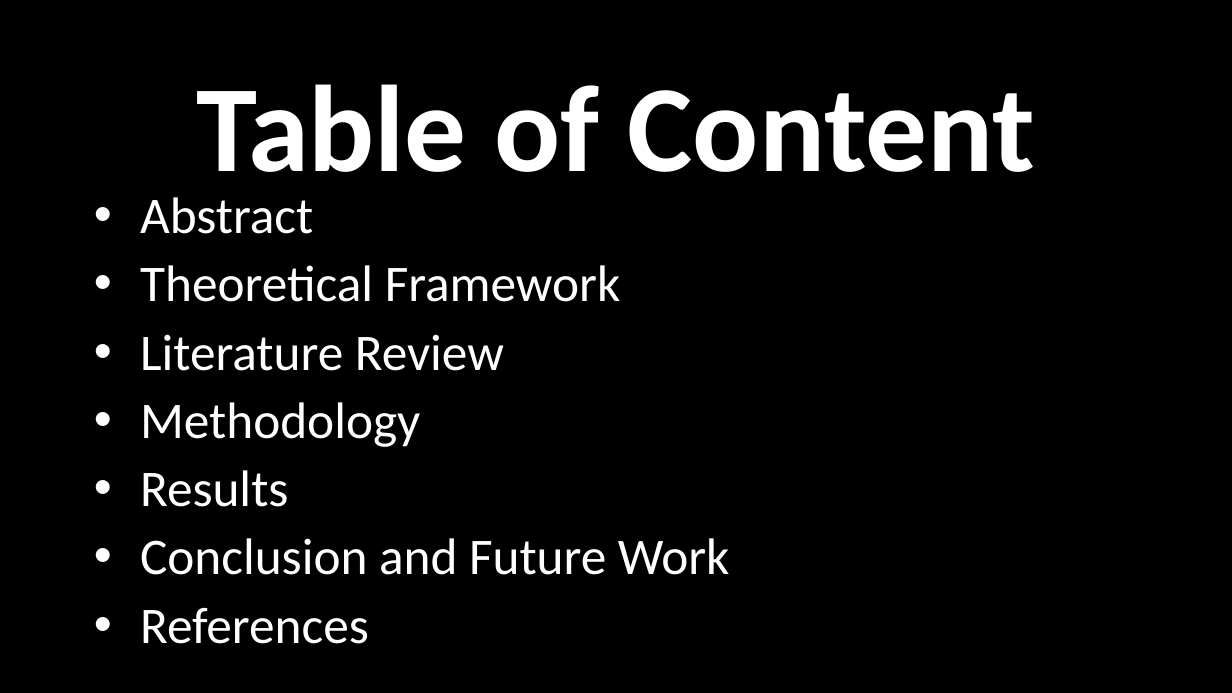
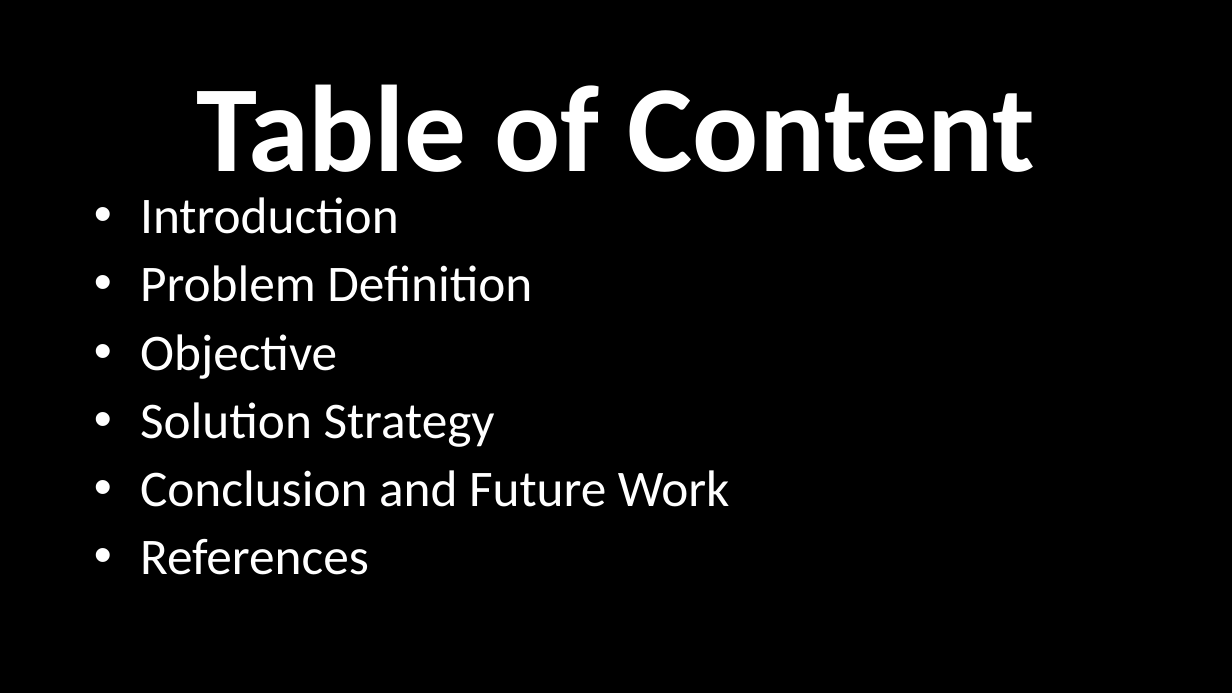
Before and after one commit to pritz10/Dissertation-Mini-Project-2018-, a slide deck: slide 2 of Home Stays.pptx. Drawn at 1232x693 pixels with LibreOffice and Linux fonts; fonts in the diff are those of the drawing. Boxes give left, top, right and bottom in pixels: in the first picture for what was removed or moved away, otherwise in the second. Text is boxed around its words. In the diff, an @@ line names an element or a change of style, - is before the commit and + after.

```diff
--- a/Home Stays.pptx
+++ b/Home Stays.pptx
@@ text at [140, 197, 532, 447]: text changed @@
-• Abstract
-• Theoretical Framework
-• Literature Review
-• Methodology
-• Results
+• Introduction
+• Problem Definition
+• Objective
+• Solution Strategy
```
Also in this commit, not shown: 7 other slides changed, 9 slides added, 2 slides removed, 4 other files.
